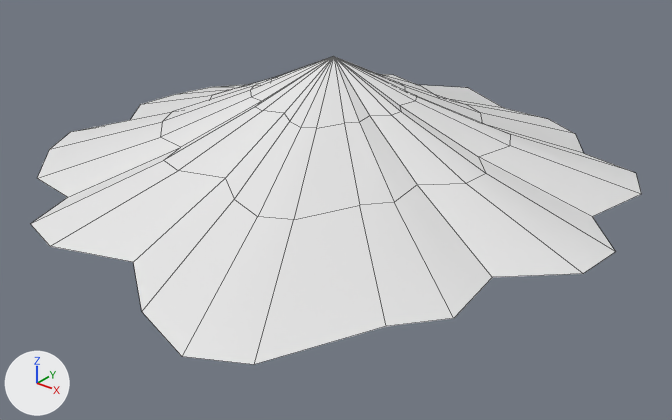
Renders of the FBX model Assets/Files/Models/Set Dressing/dunemesh.fbx from each side of a commit.
The view is the same before and after, from a 50 mm lens placed at (2.089, -2.598, 1.417), pointed at (0.136, -0.158, -0.096). Arrows for +X, +Y and +Z are at lower left; the lights stay in place. Mesh edges are drawn as thin lines.
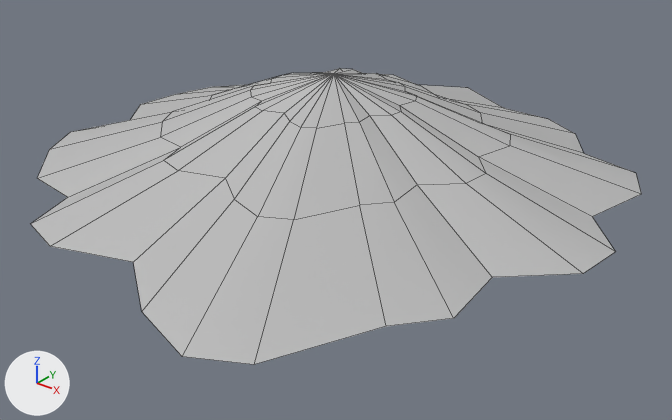
Pixel boxes (x1, y1, x2, y2) of what changed, in the pictures (672 x 420 px; the box of a moved part takes in the faces that stretch with it):
'Cylinder.001', reshaped: before (31, 56, 641, 364); after (31, 68, 641, 364)
part 1 of me_cylinder_001, moved or reshaped: before (250, 56, 416, 128); after (250, 68, 416, 128)
part 2 of me_cylinder_001, recoloured (white to grey): (31, 74, 641, 364) in both

What the commit changed:
Material 'lambert1' (mat_lambert1) is new.
Its base color is (0.5, 0.5, 0.5) (grey #bcbcbc).
me_cylinder_001 is used by ob_cylinder_001; location (0.0, 0.0, 0.0).
Verts and faces of me_cylinder_001; kept vertices keep their numbers, new ones are numbered from 97.
Before the commit, vertices of me_cylinder_001: 32 (0.0, 0.0, 0.43) at pixel (333, 56).
me_cylinder_001 had 97 vertices, 97 faces and spanned x -1.12..1.15, y -1.26..1.13, z 0.0..0.43.
me_cylinder_001 now has 97 vertices, 96 faces and spans x -1.12..1.15, y -1.26..1.13, z 0.0..0.36.
Part 1, on me_cylinder_001:
Vertex 32 moves to (0.0, 0.0, 0.36), pixel (333, 73).
me_cylinder_001 part 2: 96 faces spanning x -1.12..1.15, y -1.26..1.13, z 0.0..0.36 switch from no material to mat_lambert1 (grey #bcbcbc).
